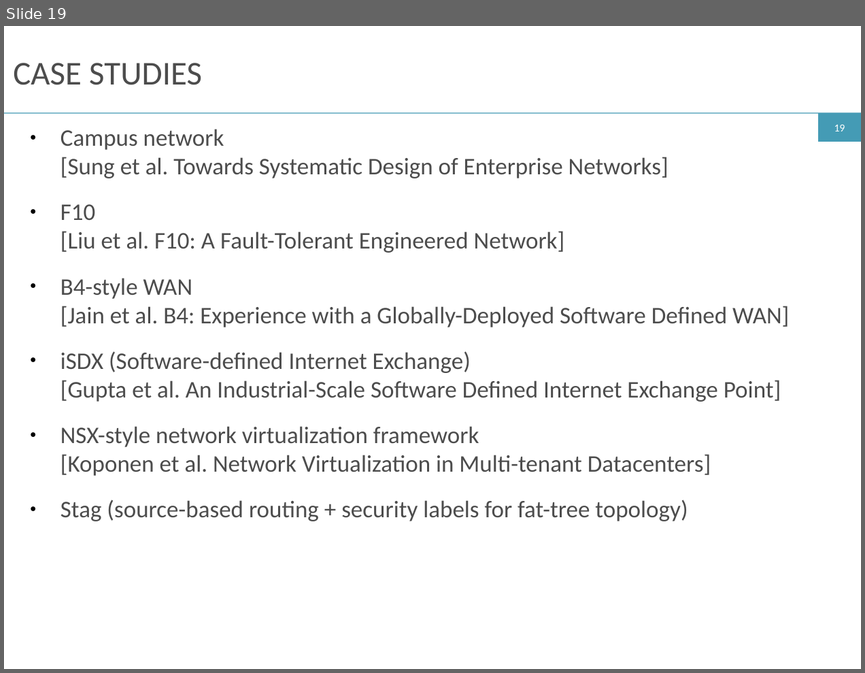
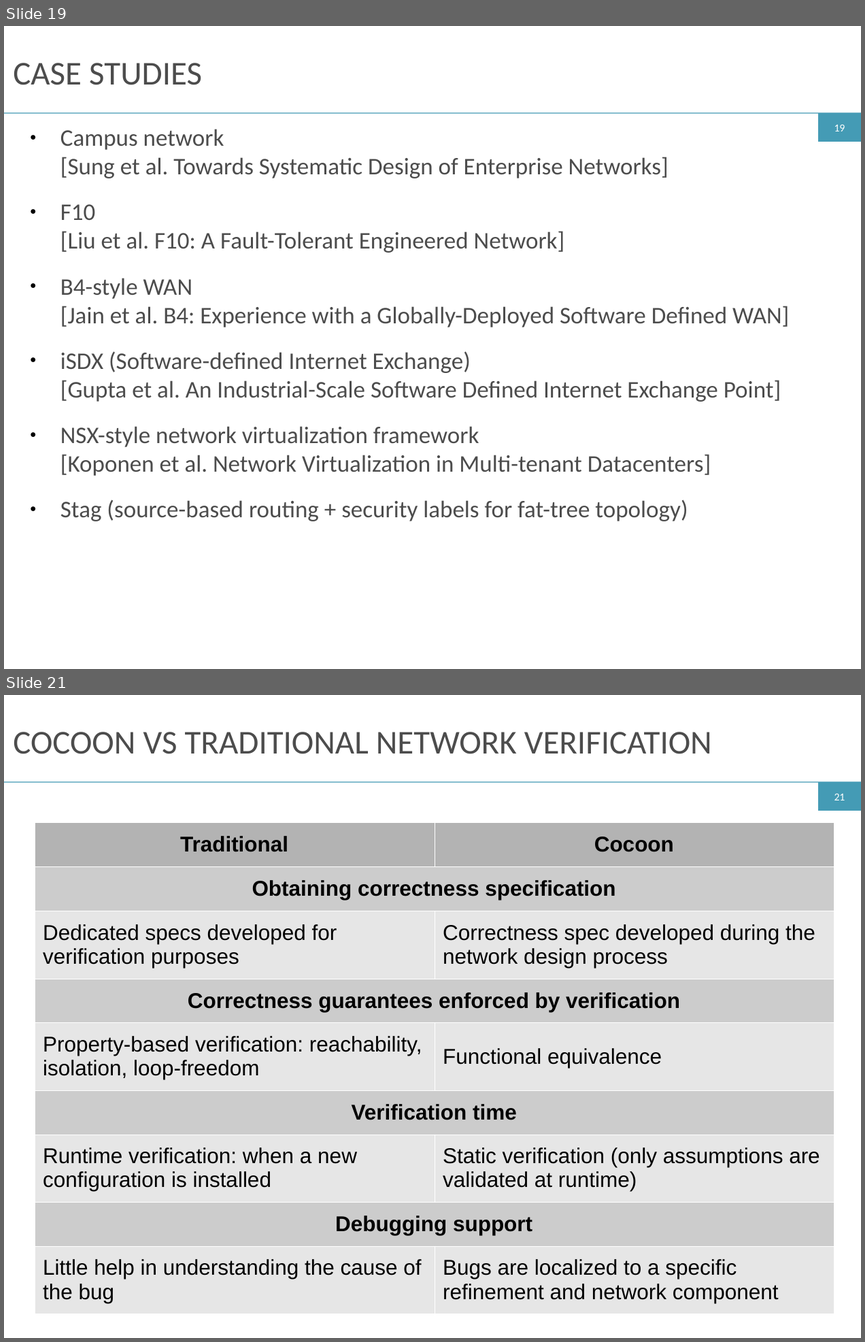
Before and after one commit to ryzhyk/cocoon, a slide deck: doc/netpl16/talk/cocoon.odp. Shown one above the other, each under a label of ours: slide 19 before the commit, slides 19 and 21 after it; the slides between them are not shown. The pictures are 865x673 and 865x1342 pixels, drawn with LibreOffice and Linux fonts; fonts in the diff are those of the drawing. Boxes give left, top, right and bottom in pixels: in the first picture for what was removed or moved away, otherwise in the second. Text is boxed around its words. In the diff, an @@ line names an element or a change of style, - is before the commit and + after.

Commit message:
NetPL slides: wip

```diff
--- a/doc/netpl16/talk/cocoon.odp
+++ b/doc/netpl16/talk/cocoon.odp
@@ slide 21 added at (4, 695, 861, 1338), background #FFFFFF; not listed: 3 template elements that a slide beside it also shows @@
@@ title added at (13, 732, 712, 754), 28 pt, text #4C4C4C @@
+COCOON VS TRADITIONAL NETWORK VERIFICATION
@@ table added at (34, 821, 834, 1312), 9 rows, 2 columns @@
+Traditional | Cocoon
+Obtaining correctness specification | 
+Dedicated specs developed for verification purposes | Correctness spec developed during the network design process
+Correctness guarantees enforced by verification | 
+Property-based verification: reachability, isolation, loop-freedom | Functional equivalence
+Verification time | 
+Runtime verification: when a new configuration is installed | Static verification (only assumptions are validated at runtime)
+Debugging support | 
+Little help in understanding the cause of the bug | Bugs are localized to a specific refinement and network component
```
Also in this commit, not shown: 1 slide changed, 1 other slide added, 2 slides removed.
